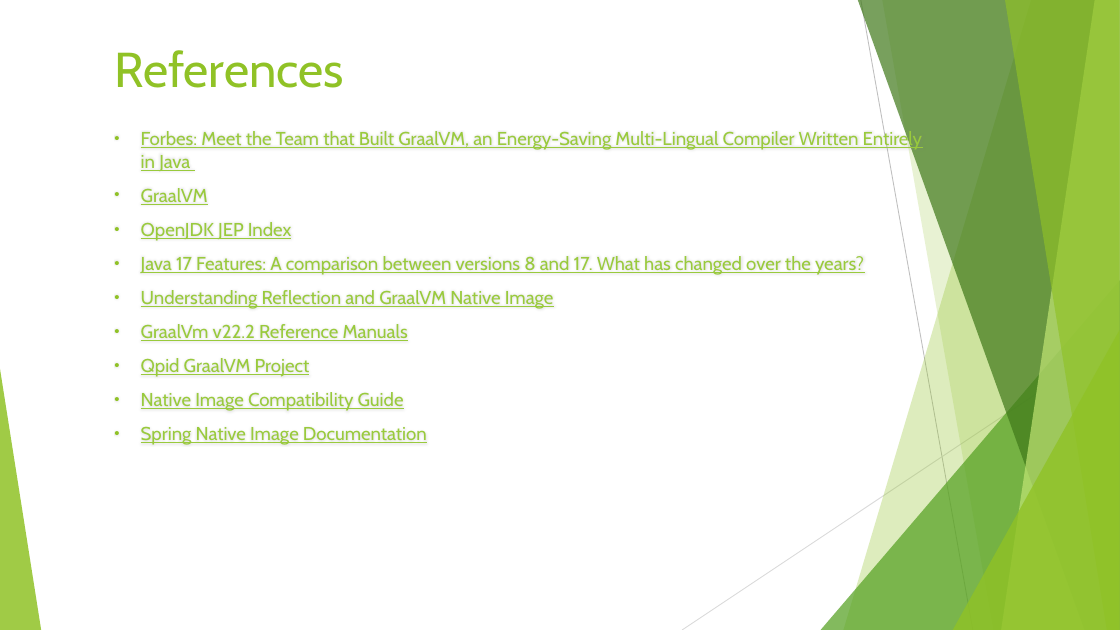
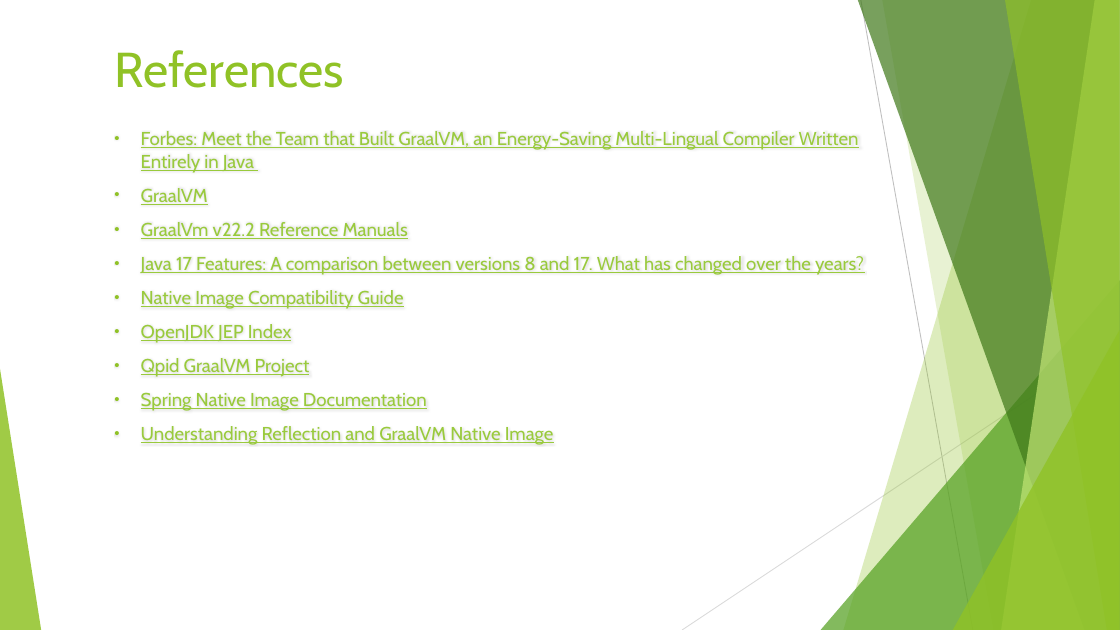
Before and after one commit to Rohan427/Qpid4Graal, a slide deck: slide 34 of doc/reference/GraalVm _Upgrade.pptx (slide 29 before the commit). Drawn at 1120x630 pixels with LibreOffice and Linux fonts; fonts in the diff are those of the drawing. Boxes give left, top, right and bottom in pixels: in the first picture for what was removed or moved away, otherwise in the second. Text is boxed around its words. In the diff, an @@ line names an element or a change of style, - is before the commit and + after.

Commit message:
GraalVM Upgrade PPT RC1

```diff
--- a/doc/reference/GraalVm _Upgrade.pptx
+++ b/doc/reference/GraalVm _Upgrade.pptx
@@ text at (141,222,864,309): paragraphs added @@
+• GraalVm v22.2 Reference Manuals
+• Java 17 Features: A comparison between versions 8 and 17. What has changed over the years?
+• Native Image Compatibility Guide
@@ text at (141,324,427,445): paragraphs removed @@
-• GraalVm v22.2 Reference Manuals
-• Qpid GraalVM Project
-• Native Image Compatibility Guide
-• Spring Native Image Documentation
@@ text at (141,358,427,411): text changed @@
-• Java 17 Features: A comparison between versions 8 and 17. What has changed over the years?
+• Qpid GraalVM Project
+• Spring Native Image Documentation
```
Also in this commit, not shown: 6 other slides changed, 5 slides added.
